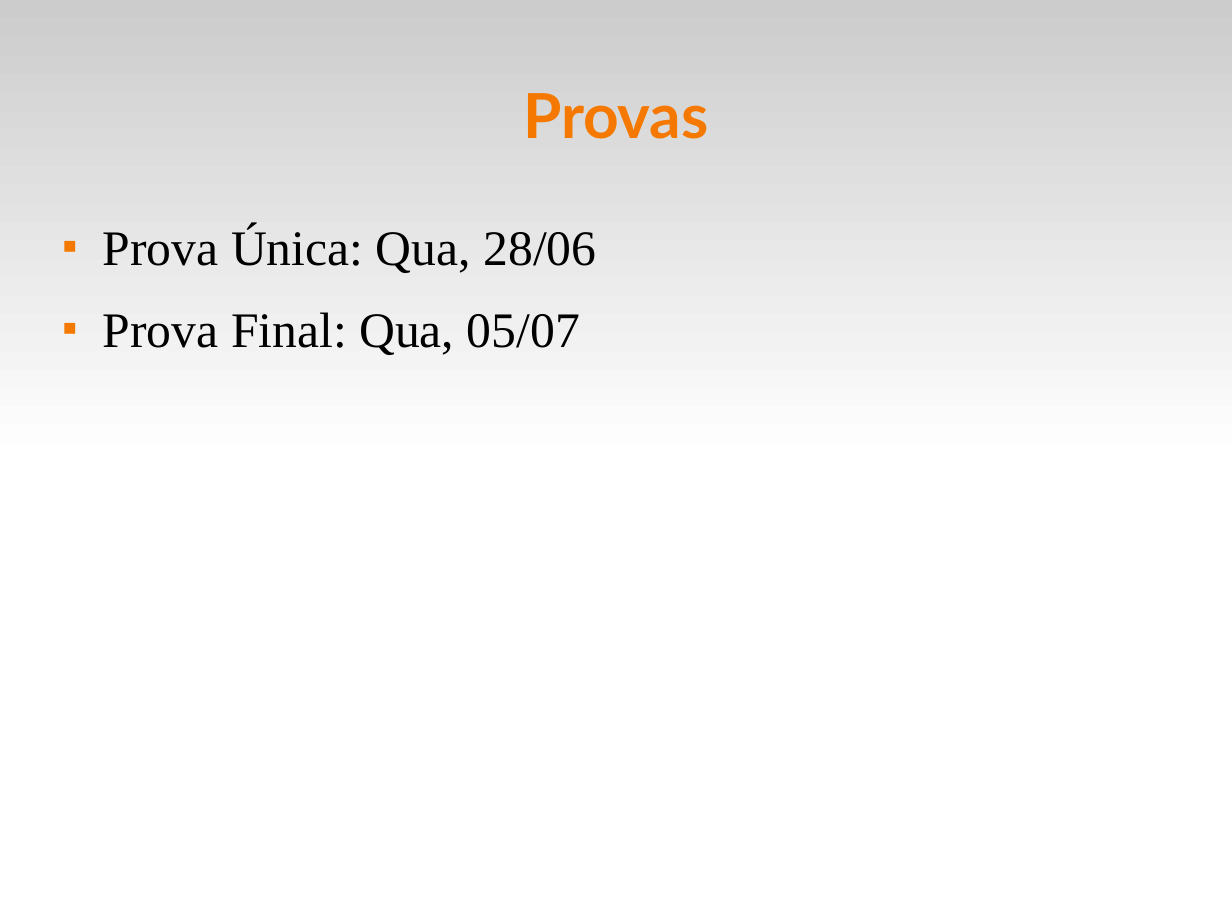
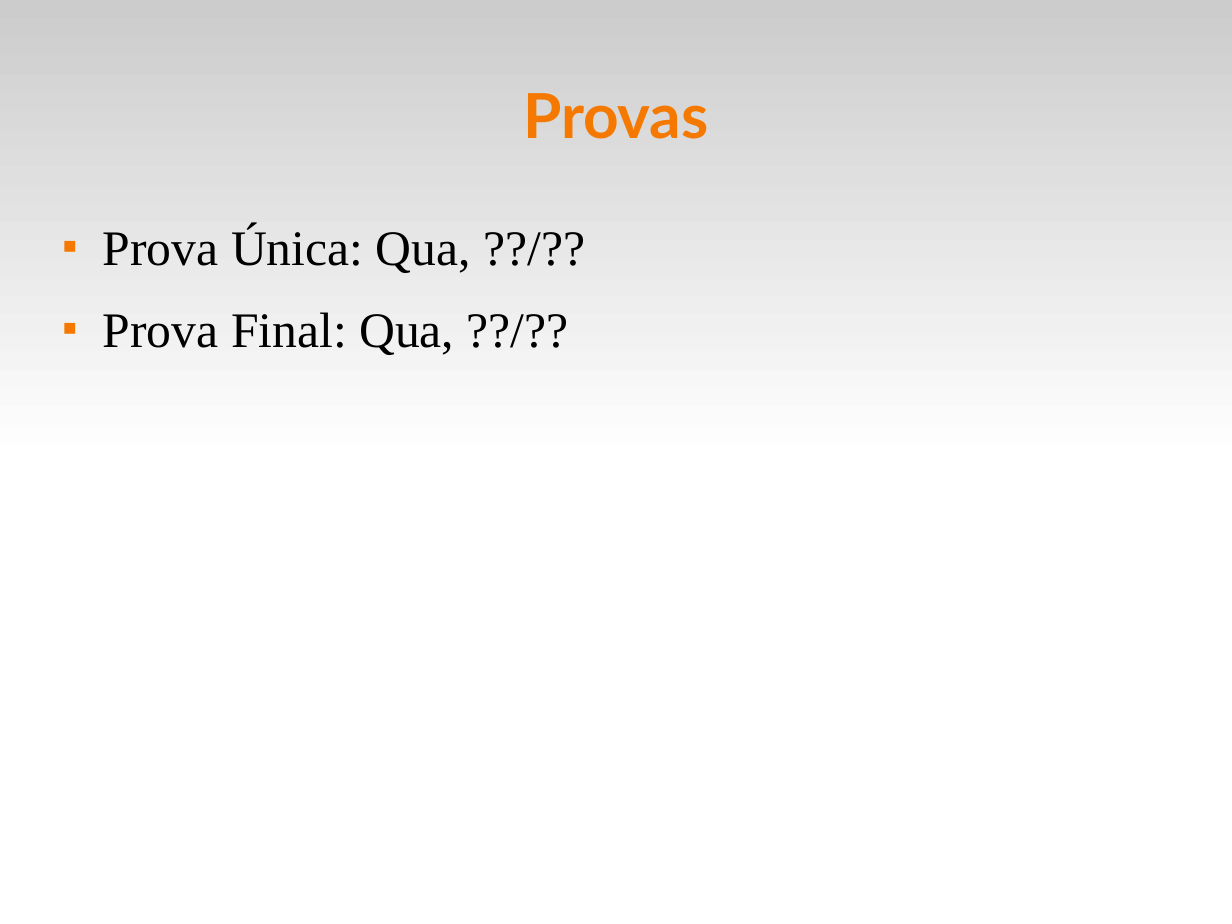
Before and after one commit to fsantanna-uerj/EDL, a slide deck: slide 5 of slides/edl-00.odp (slide 14 before the commit). Drawn at 1232x924 pixels with LibreOffice and Linux fonts; fonts in the diff are those of the drawing. Boxes give left, top, right and bottom in pixels: in the first picture for what was removed or moved away, otherwise in the second. Text is boxed around its words. In the diff, an @@ line names an element or a change of style, - is before the commit and + after.

```diff
--- a/slides/edl-00.odp
+++ b/slides/edl-00.odp
@@ text at [103, 227, 471, 355]: text changed @@
-■ Prova Única: Qua, 28/06
-■ Prova Final: Qua, 05/07
+■ Prova Única: Qua, ??/??
+■ Prova Final: Qua, ??/??
```
Also in this commit, not shown: 11 other slides changed, 3 slides removed, 9 other files.
